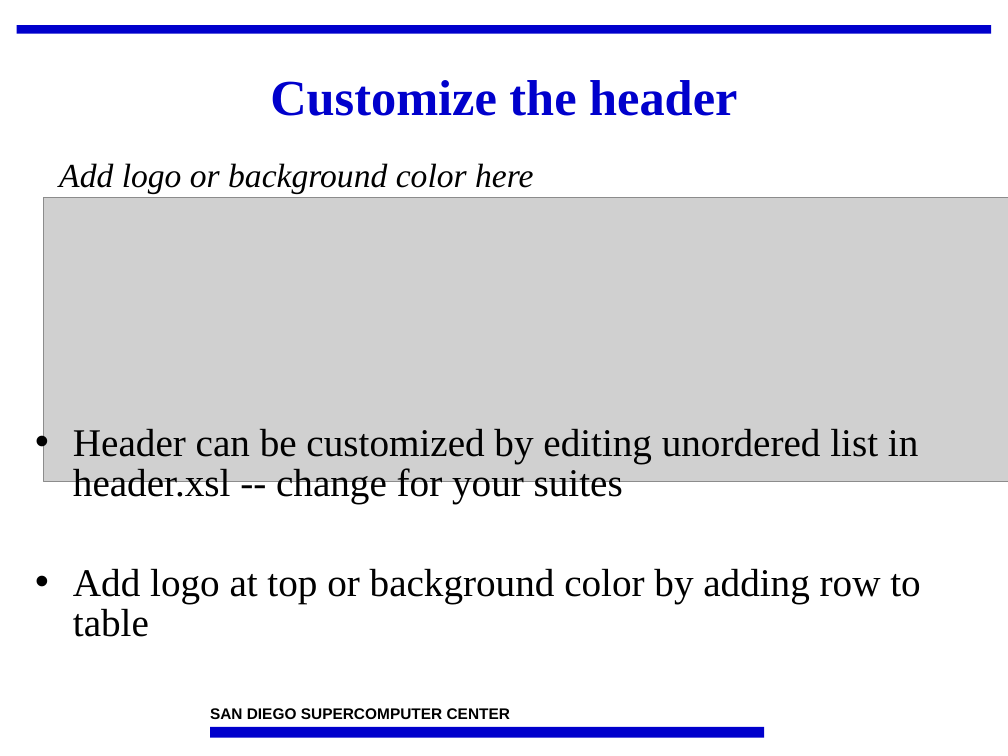
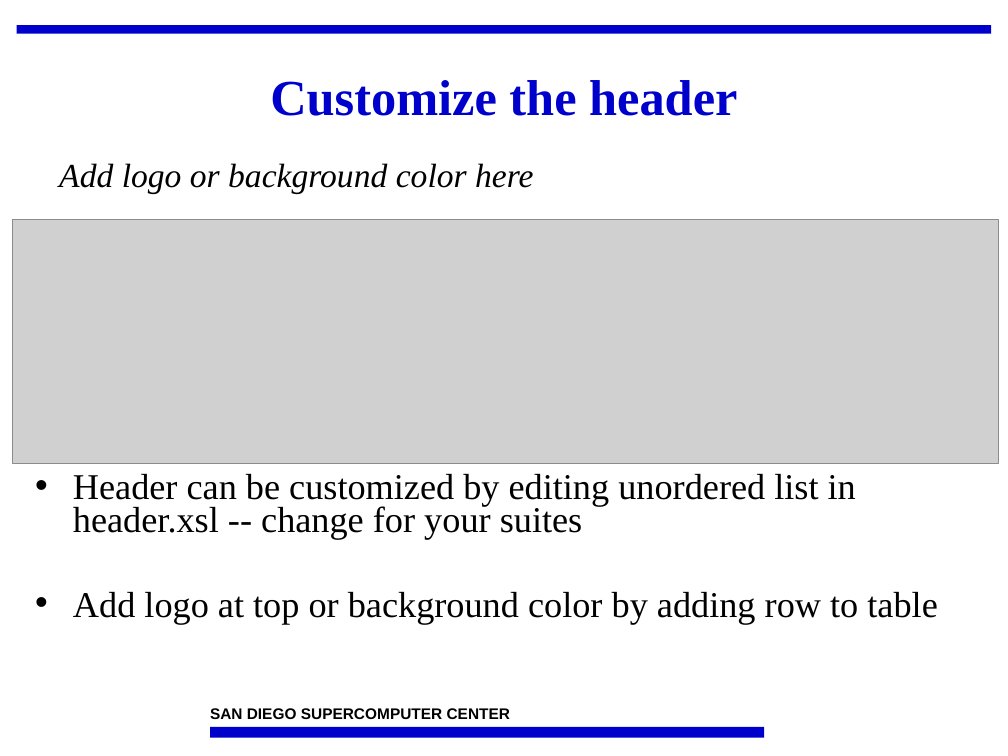
Before and after one commit to IncaProject/inca-xsede, a slide deck: slide 39 of talks/2010/2010workshop/consumer.ppt (slide 37 before the commit). Drawn at 1008x756 pixels with LibreOffice and Linux fonts; fonts in the diff are those of the drawing; grey boxes stand for pictures; background and template pictures are left out. Boxes give left, top, right and bottom in pixels: in the first picture for what was removed or moved away, otherwise in the second. Text is boxed around its words. In the diff, an @@ line names an element or a change of style, - is before the commit and + after.

```diff
--- a/talks/2010/2010workshop/consumer.ppt
+++ b/talks/2010/2010workshop/consumer.ppt
@@ picture: place and size @@
-picture at (43,198,1008,481)
+picture at (13,220,999,463)
@@ text "Header can be customized by ...": place and size @@
-text "Header can be customized by ..." at (73,428,920,637)
+text "Header can be customized by ..." at (73,473,937,624)
@@ text "Header can be customized by ..." at (73,473,937,624): size 28 to 25.9 pt; line spacing 0.85 to 0.75 @@
```
Also in this commit, not shown: 4 other slides changed, 7 slides added, 6 slides removed.
